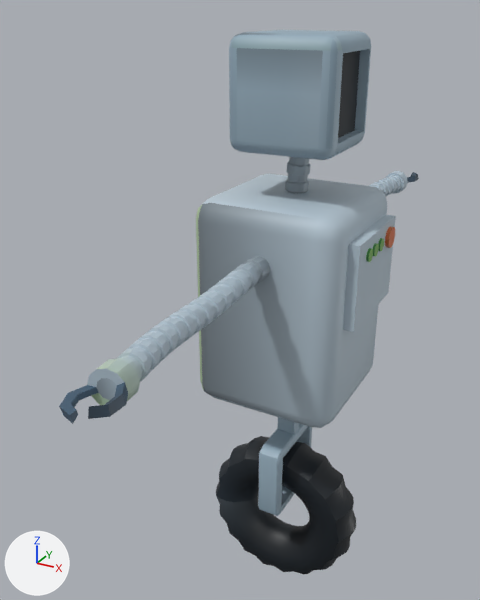
Renders of the FBX model Assets/Enemies/wheelbot.fbx from each side of a commit.
One viewpoint serves both versions: a camera (50 mm lens) standing at (4.265, 20.287, 2.495) and looking at (3.5, 21.678, 1.799). The lights are fixed; the arrows at lower left show +X, +Y and +Z.

Script lines for the objects in view, before the commit:
```python
mat_material = principled_material('Material')
mat_material.texture = img_palette_png
me_torus_004 = bpy.data.meshes.new('Torus.004')
me_torus_004.from_pydata(...)  # 3000 vertices, 2886 faces; spans x -0.22..0.22, y -0.84..0.83, z -0.21..1.29
me_torus_004.materials.append(mat_material)  # picture img_palette_png
ob_torus_001 = bpy.data.objects.new('Torus.001', me_torus_004)
ob_torus_001.location = (3.632, 21.705, 1.162)
```
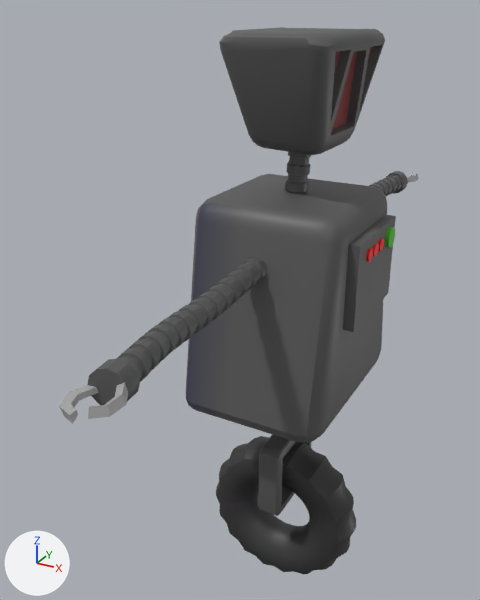
The newer file is also rescaled (x1.167), turned or shifted as a whole; pictures and numbers use the older file's frame.

Where the change shows, as pixel boxes (x1, y1, x2, y2) in the pictures (480 x 600 px; the box of a moved part takes in the faces that stretch with it):
```json
{"object": "Torus.001", "change": "surface changed, reshaped", "before": [59, 30, 419, 574], "after": [59, 27, 419, 574]}
{"part": 1, "of": "me_torus_004", "change": "moved or reshaped", "before": [229, 30, 371, 160], "after": [219, 27, 385, 155]}
{"part": 2, "of": "me_torus_004", "change": "moved or reshaped", "before": [196, 210, 387, 428], "after": [186, 210, 387, 443]}
{"part": 3, "of": "me_torus_004", "change": "surface changed", "before": [59, 157, 419, 574], "after": [59, 157, 419, 574]}
```

Scene script edits in JSON lines:
```json
{"op": "add", "block": "img_new_piskel_png", "code": ["img_new_piskel_png = load_image('New Piskel.png', '../Textures/New Piskel.png', 48, 48, 'sRGB')"]}
{"op": "set", "path": "mat_material.texture", "old": "img_palette_png", "new": "img_new_piskel_png"}
{"block": "me_torus_004", "where": "# used by ob_torus_001; location = (3.632, 21.705, 1.162)"}
{"op": "remove", "block": "me_torus_004", "code": "me_torus_004.from_pydata(...)  # 3000 vertices, 2886 faces; spans x -0.22..0.22, y -0.84..0.83, z -0.21..1.29"}
{"op": "add", "block": "me_torus_004", "code": "me_torus_004.from_pydata(...)  # 3056 vertices, 2934 faces; spans x -0.22..0.22, y -0.84..0.83, z -0.21..1.29"}
{"block": "me_torus_004", "change": "me_torus_004 part 1: 2 vertices moved within x 0.11, y -0.09..0.09, z 1.07; 114 vertices removed from x -0.12..0.14, y -0.13..0.12, z 1.04..1.29; 170 vertices added at x -0.13..0.14, y -0.19..0.19, z 1.04..1.29"}
{"block": "me_torus_004", "change": "me_torus_004 part 2: 48 vertices moved from x -0.18..0.19, y -0.19..0.18, z 0.41..0.46 to x -0.18..0.19, y -0.27..0.26, z 0.41..0.46"}
{"block": "me_torus_004", "change": "me_torus_004 part 3: 2743 kept faces spanning x -0.22..0.22, y -0.84..0.83, z -0.21..1.04 get new texture (UV) coordinates"}
```
